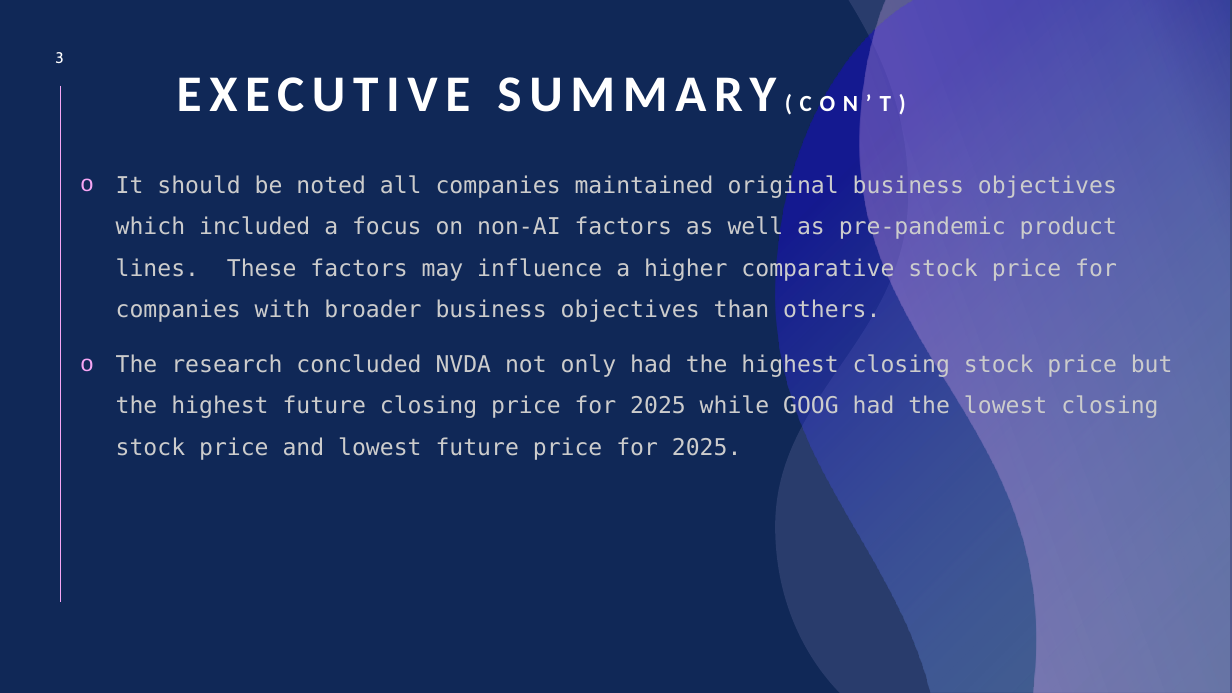
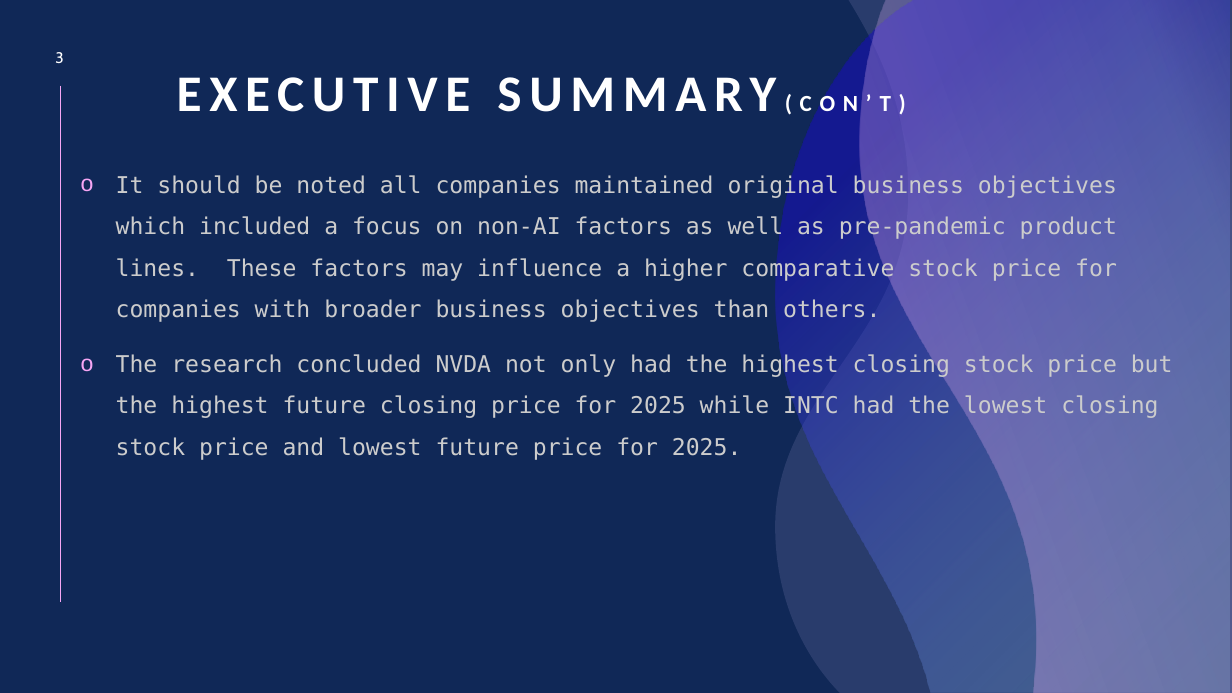
Before and after one commit to skiluvia/project1-varos-kiluvia-conley-melton, a slide deck: slide 3 of Project_1_Presentation.pptx. Drawn at 1232x693 pixels with LibreOffice and Linux fonts; fonts in the diff are those of the drawing. Boxes give left, top, right and bottom in pixels: in the first picture for what was removed or moved away, otherwise in the second. Text is boxed around its words. In the diff, an @@ line names an element or a change of style, - is before the commit and + after.

Commit message:
Update Presentation File to reflect future implications

```diff
--- a/Project_1_Presentation.pptx
+++ b/Project_1_Presentation.pptx
@@ text at <box>116,353,1173,460</box>: text changed @@
-o The research concluded NVDA not only had the highest closing stock price but the highest future closing price for 2025 while GOOG had the lowest closing stock price and lowest future price for 2025.
+o The research concluded NVDA not only had the highest closing stock price but the highest future closing price for 2025 while INTC had the lowest closing stock price and lowest future price for 2025.
```
Also in this commit, not shown: 4 other slides changed, 9 slides added.
